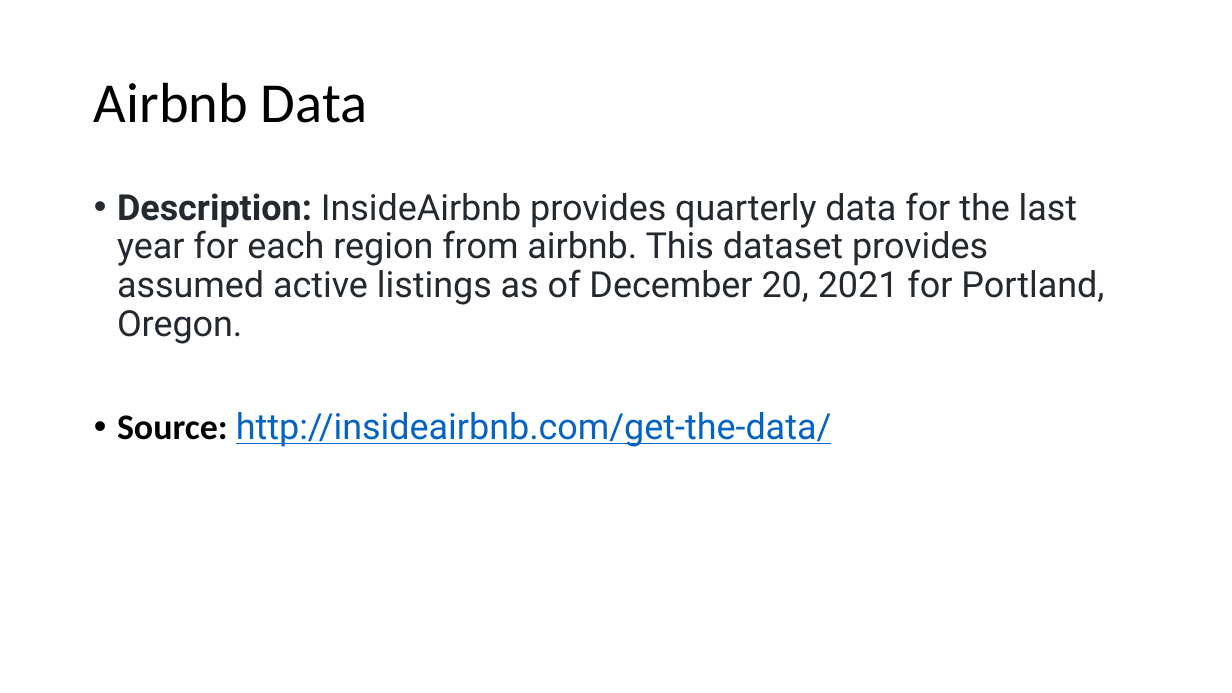
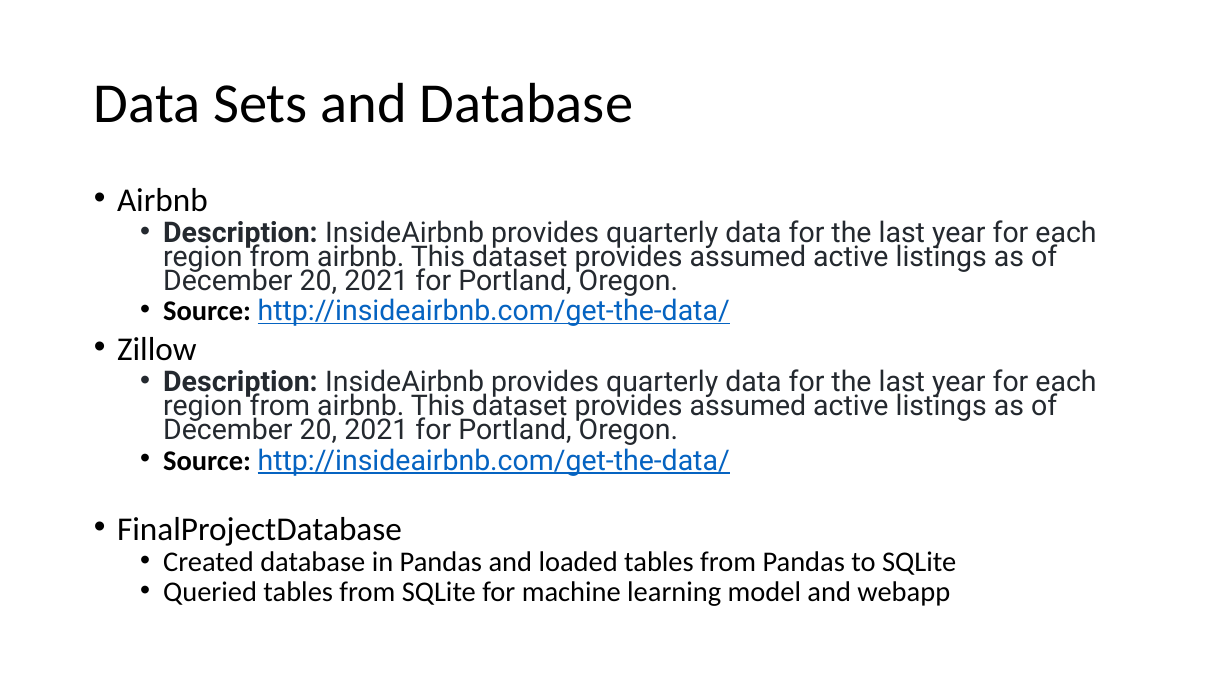
Before and after one commit to tonywang3571/Final_Project_Repo, a slide deck: slide 1 of Database_Slides.pptx. Drawn at 1232x693 pixels with LibreOffice and Linux fonts; fonts in the diff are those of the drawing. Boxes give left, top, right and bottom in pixels: in the first picture for what was removed or moved away, otherwise in the second. Text is boxed around its words. In the diff, an @@ line names an element or a change of style, - is before the commit and + after.

```diff
--- a/Database_Slides.pptx
+++ b/Database_Slides.pptx
@@ title at <box>94,82,633,123</box>: text changed @@
-Airbnb Data
+Data Sets and Database
@@ text at <box>117,188,208,212</box>: paragraph added @@
+• Airbnb
@@ text at <box>163,220,1096,326</box>: size 28 to 22.2 pt in "Description: InsideAirbnb provides quarterly data for the ...", "Source: http://insideairbnb.com/get-the-data/"; list level 1 to 2 in "Description: InsideAirbnb provides quarterly data ..."; line spacing 0.9 to 0.7; list level 1 to 2 in "Source: http://insideairbnb.com/get-the-data/" @@
@@ text at <box>117,337,1096,606</box>: paragraphs added @@
+• Zillow
+  • Description: InsideAirbnb provides quarterly data for the last year for each region from airbnb. This dataset provides assumed active listings as of December 20, 2021 for Portland, Oregon.
+  • Source: http://insideairbnb.com/get-the-data/
+• FinalProjectDatabase
+  • Created database in Pandas and loaded tables from Pandas to SQLite
+  • Queried tables from SQLite for machine learning model and webapp
```
Also in this commit, not shown: 2 slides removed.
